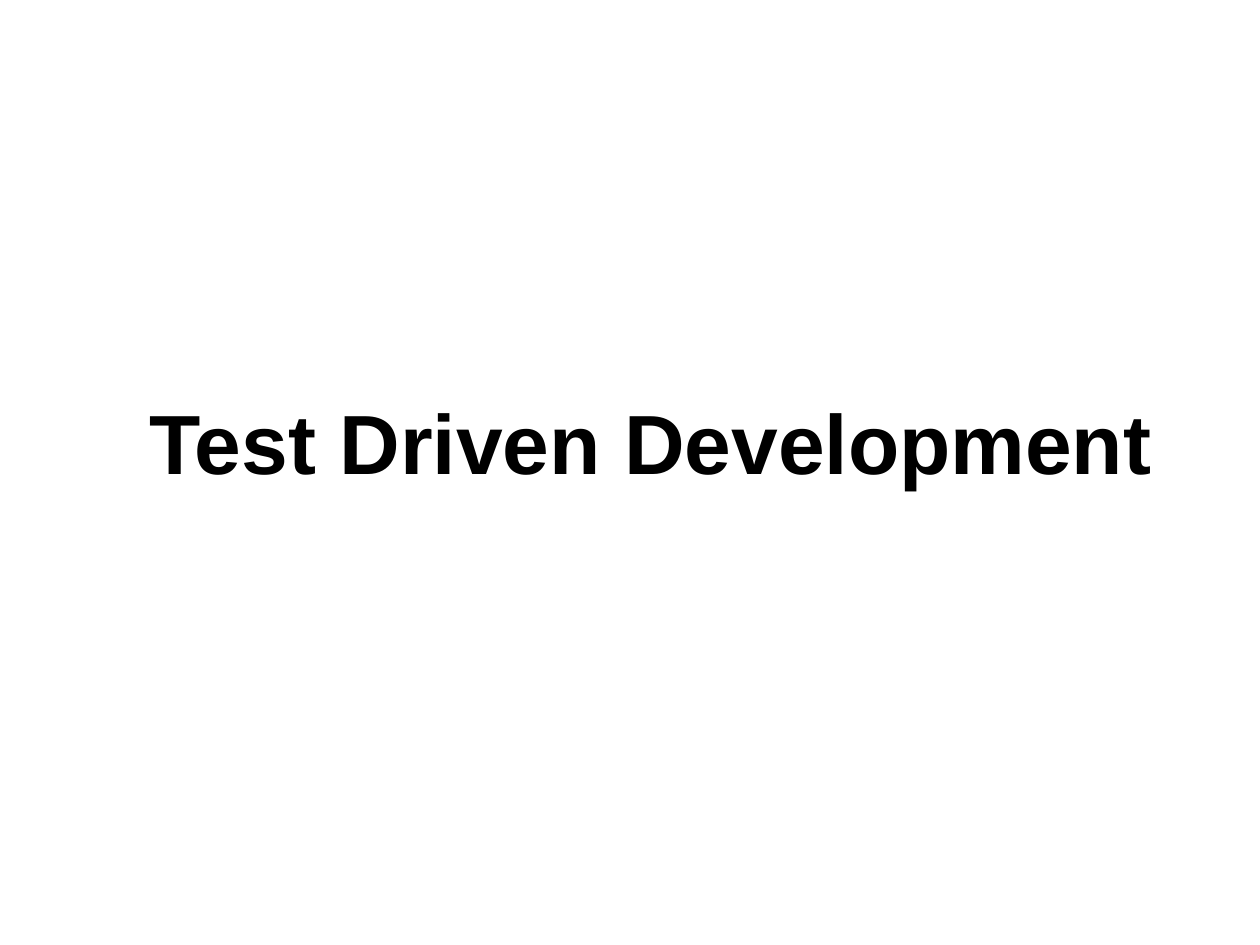
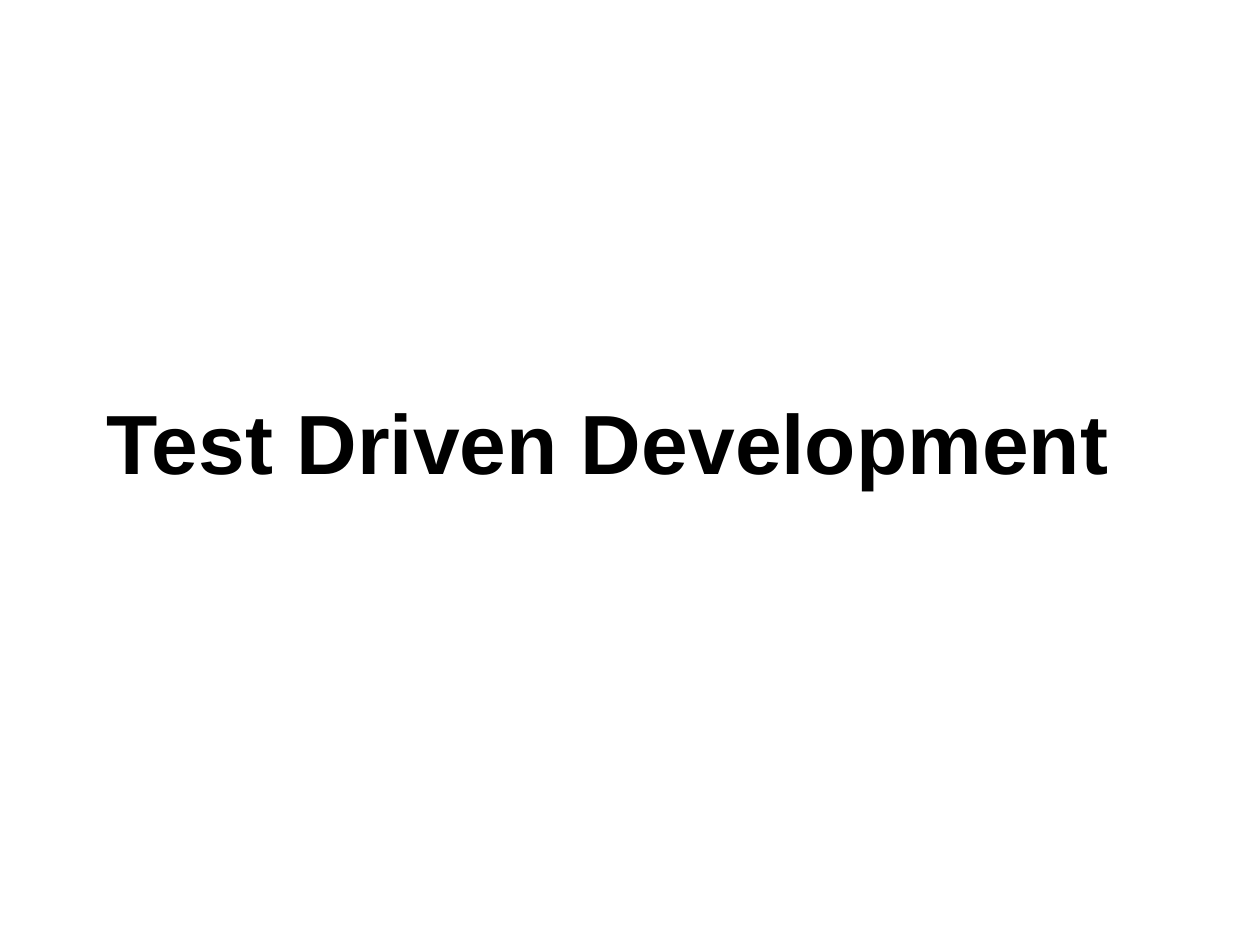
Before and after one commit to RobinNagpal/software_craftsmanship, a slide deck: slide 1 of TDD/study_material/Test Driven Development.pptx. Drawn at 1260x945 pixels with LibreOffice and Linux fonts; fonts in the diff are those of the drawing. Boxes give left, top, right and bottom in pixels: in the first picture for what was removed or moved away, otherwise in the second. Text is boxed around its words. In the diff, an @@ line names an element or a change of style, - is before the commit and + after.

```diff
--- a/TDD/study_material/Test Driven Development.pptx
+++ b/TDD/study_material/Test Driven Development.pptx
@@ text "Test Driven Development" at bbox=[107, 413, 1108, 490]: alignment centre to left; indent changed @@
```
Also in this commit, not shown: 11 other slides changed, 1 slide added.
